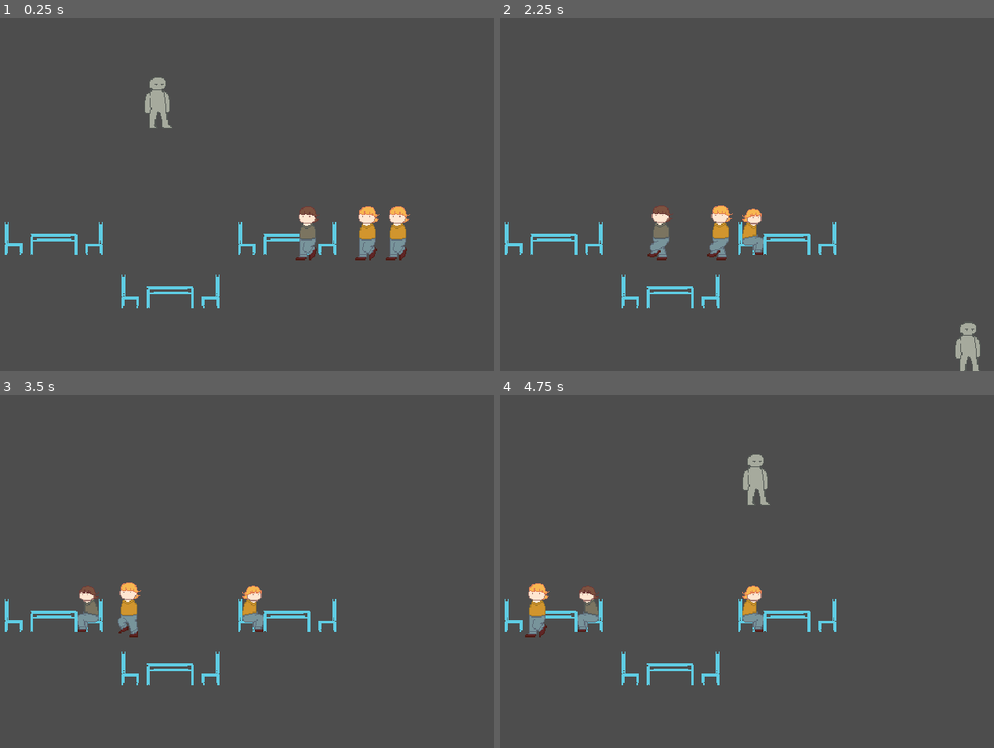
Above: before the commit, frames 1-4 (two rows, left to right).
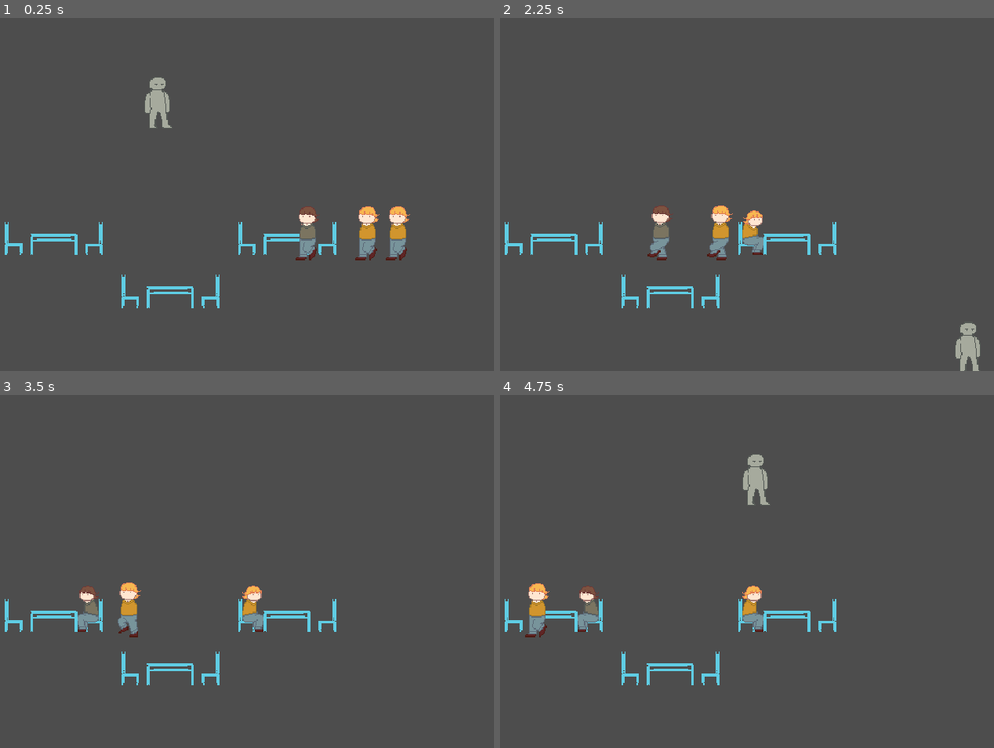
Above: after the commit, the same moments.

Repository: Eefschmeef2310/Summertime-Jam-2024
Game: Godot game, scene res://Levels/level.tscn
Two runs of this game, one before a commit and one after it. Both use one fixed random seed, a clock stepped at 60 frames per second and the inputs below. The engine's default icon, where the game draws it, is replaced by a stand-in: a white triangle on a blue panel in a dark square.
Inputs:
- Up to frame 1 (0.25 s): no input
- Up to frame 2 (2.25 s): hold D (Right) 0.53-1.28 s; tap Space (Interact) at 0.6, 1.35, 2.1 s; hold S (Down) 1.28-2.03 s; hold D (Right) from 2.03 s (still down)
- Up to frame 3 (3.5 s): release D (Right) at 2.78 s; hold W (Up) from 2.78 s (still down); tap Space (Interact) at 2.85 s
- Up to frame 4 (4.75 s): release W (Up) at 3.53 s; hold A (Left) from 3.53 s (still down); tap Space (Interact) at 3.6, 4.35 s

The runs differ from the first frame. In frame 1, less than 0.1% of the frame differs, in the area x 60-81%, y 58-59%; in frame 2, 0.2%, in the area x 32-54%, y 54-68%; in frame 3, less than 0.1%; in frame 4, less than 0.1%.

Commit message:
created resources

Diff:
--- a/Interactives/Customers/CustomerInit.gd
+++ b/Interactives/Customers/CustomerInit.gd
@@ -44,6 +44,5 @@
 		complete = differences > 3
 
 func set_textures_for_animation(s: String):
-	print(clothing.get("texture_" + s))
 	$"../Sprite2DH".texture = headpiece.get("texture_" + s)
 	$"../Sprite2DS".texture = clothing.get("texture_" + s)
--- a/customer/customer.gd
+++ b/customer/customer.gd
@@ -3,6 +3,7 @@
 var state = "entering"
 
 var target_chair = null
+var just_entered_state = false
 var just_interacted_with = false
 
 var move_speed = 75
@@ -47,11 +48,19 @@
 		if position.distance_to(target_chair.position) <= 6:
 			#sit down
 			state = "waiting_order"
+			just_entered_state = true
 
 func state_waiting_order():
+	if just_entered_state:
+		play_animation("sit")
+		just_entered_state = false
+
+	elif !$AnimationPlayer.is_playing():
+
+		play_animation("sit_hold")
+
 	position = target_chair.position
 	scale.x = target_chair.scale.x
-	play_animation("sit")
 
 	$Interactive.show()
 	if just_interacted_with:
@@ -62,7 +71,7 @@
 func state_waiting_food():
 	position = target_chair.position
 	scale.x = target_chair.scale.x
-	play_animation("sit")
+	play_animation("sit_hold")
 
 	$Interactive.show()
 	if just_interacted_with:
--- a/customer/customer.tscn
+++ b/customer/customer.tscn
@@ -1,9 +1,10 @@
-[gd_scene load_steps=10 format=3 uid="uid://noad0i08d3s3"]
+[gd_scene load_steps=12 format=3 uid="uid://noad0i08d3s3"]
 
 [ext_resource type="Script" path="res://customer/customer.gd" id="1_0uimr"]
 [ext_resource type="Texture2D" uid="uid://cb2oixqv3lhv6" path="res://customer/sprites/sit/customer_sit_base.png" id="3_2gpl2"]
 [ext_resource type="Texture2D" uid="uid://fmtypq0g1txn" path="res://customer/sprites/walk/customer_base_walk.png" id="3_pudmt"]
 [ext_resource type="PackedScene" uid="uid://df4ao4eauwen" path="res://Interactives/BaseInteractive.tscn" id="4_datmp"]
+[ext_resource type="Texture2D" uid="uid://crjnktnnmjve7" path="res://customer/sprites/sit/customer_sit_face.png" id="4_u6kbv"]
 [ext_resource type="Script" path="res://Interactives/Customers/CustomerInit.gd" id="6_517sd"]
 
 [sub_resource type="Animation" id="Animation_fxcmq"]
@@ -30,7 +31,7 @@
 "times": PackedFloat32Array(0),
 "transitions": PackedFloat32Array(1),
 "update": 1,
-"values": [1]
+"values": [3]
 }
 tracks/2/type = "value"
 tracks/2/imported = false
@@ -66,7 +67,7 @@
 "times": PackedFloat32Array(0),
 "transitions": PackedFloat32Array(1),
 "update": 1,
-"values": [1]
+"values": [3]
 }
 tracks/5/type = "value"
 tracks/5/imported = false
@@ -102,7 +103,7 @@
 "times": PackedFloat32Array(0),
 "transitions": PackedFloat32Array(1),
 "update": 1,
-"values": [1]
+"values": [3]
 }
 tracks/8/type = "value"
 tracks/8/imported = false
@@ -116,10 +117,45 @@
 "update": 1,
 "values": [5]
 }
+tracks/9/type = "value"
+tracks/9/imported = false
+tracks/9/enabled = true
+tracks/9/path = NodePath("Sprite2DF:texture")
+tracks/9/interp = 1
+tracks/9/loop_wrap = true
+tracks/9/keys = {
+"times": PackedFloat32Array(0.001),
+"transitions": PackedFloat32Array(1),
+"update": 1,
+"values": [null]
+}
+tracks/10/type = "value"
+tracks/10/imported = false
+tracks/10/enabled = true
+tracks/10/path = NodePath("Sprite2DF:hframes")
+tracks/10/interp = 1
+tracks/10/loop_wrap = true
+tracks/10/keys = {
+"times": PackedFloat32Array(0),
+"transitions": PackedFloat32Array(1),
+"update": 1,
+"values": [3]
+}
+tracks/11/type = "value"
+tracks/11/imported = false
+tracks/11/enabled = true
+tracks/11/path = NodePath("Sprite2DF:frame")
+tracks/11/interp = 1
+tracks/11/loop_wrap = true
+tracks/11/keys = {
+"times": PackedFloat32Array(0),
+"transitions": PackedFloat32Array(1),
+"update": 1,
+"values": [0]
+}
 
 [sub_resource type="Animation" id="Animation_w0sn6"]
 resource_name = "sit"
-length = 5.0
 tracks/0/type = "method"
 tracks/0/imported = false
 tracks/0/enabled = true
@@ -156,7 +192,7 @@
 "times": PackedFloat32Array(0),
 "transitions": PackedFloat32Array(1),
 "update": 1,
-"values": [1]
+"values": [3]
 }
 tracks/3/type = "value"
 tracks/3/imported = false
@@ -165,10 +201,10 @@
 tracks/3/interp = 1
 tracks/3/loop_wrap = true
 tracks/3/keys = {
-"times": PackedFloat32Array(0),
-"transitions": PackedFloat32Array(1),
-"update": 1,
-"values": [0]
+"times": PackedFloat32Array(0, 0.1, 0.2),
+"transitions": PackedFloat32Array(1, 1, 1),
+"update": 1,
+"values": [0, 1, 2]
 }
 tracks/4/type = "value"
 tracks/4/imported = false
@@ -180,7 +216,7 @@
 "times": PackedFloat32Array(0),
 "transitions": PackedFloat32Array(1),
 "update": 1,
-"values": [1]
+"values": [3]
 }
 tracks/5/type = "value"
 tracks/5/imported = false
@@ -189,10 +225,10 @@
 tracks/5/interp = 1
 tracks/5/loop_wrap = true
 tracks/5/keys = {
-"times": PackedFloat32Array(0),
-"transitions": PackedFloat32Array(1),
-"update": 1,
-"values": [0]
+"times": PackedFloat32Array(0, 0.1, 0.2),
+"transitions": PackedFloat32Array(1, 1, 1),
+"update": 1,
+"values": [0, 1, 2]
 }
 tracks/6/type = "value"
 tracks/6/imported = false
@@ -204,7 +240,7 @@
 "times": PackedFloat32Array(0),
 "transitions": PackedFloat32Array(1),
 "update": 1,
-"values": [1]
+"values": [3]
 }
 tracks/7/type = "value"
 tracks/7/imported = false
@@ -213,10 +249,46 @@
 tracks/7/interp = 1
 tracks/7/loop_wrap = true
 tracks/7/keys = {
-"times": PackedFloat32Array(0),
-"transitions": PackedFloat32Array(1),
-"update": 1,
-"values": [0]
+"times": PackedFloat32Array(0, 0.1, 0.2),
+"transitions": PackedFloat32Array(1, 1, 1),
+"update": 1,
+"values": [0, 1, 2]
+}
+tracks/8/type = "value"
+tracks/8/imported = false
+tracks/8/enabled = true
+tracks/8/path = NodePath("Sprite2DF:texture")
+tracks/8/interp = 1
+tracks/8/loop_wrap = true
+tracks/8/keys = {
+"times": PackedFloat32Array(0),
+"transitions": PackedFloat32Array(1),
+"update": 1,
+"values": [ExtResource("4_u6kbv")]
+}
+tracks/9/type = "value"
+tracks/9/imported = false
+tracks/9/enabled = true
+tracks/9/path = NodePath("Sprite2DF:hframes")
+tracks/9/interp = 1
+tracks/9/loop_wrap = true
+tracks/9/keys = {
+"times": PackedFloat32Array(0),
+"transitions": PackedFloat32Array(1),
+"update": 1,
+"values": [3]
+}
+tracks/10/type = "value"
+tracks/10/imported = false
+tracks/10/enabled = true
+tracks/10/path = NodePath("Sprite2DF:frame")
+tracks/10/interp = 1
+tracks/10/loop_wrap = true
+tracks/10/keys = {
+"times": PackedFloat32Array(0, 0.1, 0.2),
+"transitions": PackedFloat32Array(1, 1, 1),
+"update": 1,
+"values": [0, 1, 2]
 }
 
 [sub_resource type="Animation" id="Animation_e6ccg"]
@@ -323,16 +395,156 @@
 "values": [0, 1, 2, 3, 4, 5]
 }
 
+[sub_resource type="Animation" id="Animation_js60a"]
+resource_name = "sit_hold"
+length = 5.0
+loop_mode = 1
+tracks/0/type = "method"
+tracks/0/imported = false
+tracks/0/enabled = true
+tracks/0/path = NodePath("CustomerData")
+tracks/0/interp = 1
+tracks/0/loop_wrap = true
+tracks/0/keys = {
+"times": PackedFloat32Array(0),
+"transitions": PackedFloat32Array(1),
+"values": [{
+"args": ["sit"],
+"method": &"set_textures_for_animation"
+}]
+}
+tracks/1/type = "value"
+tracks/1/imported = false
+tracks/1/enabled = true
+tracks/1/path = NodePath("Sprite2D:texture")
+tracks/1/interp = 1
+tracks/1/loop_wrap = true
+tracks/1/keys = {
+"times": PackedFloat32Array(0),
+"transitions": PackedFloat32Array(1),
+"update": 1,
+"values": [ExtResource("3_2gpl2")]
+}
+tracks/2/type = "value"
+tracks/2/imported = false
+tracks/2/enabled = true
+tracks/2/path = NodePath("Sprite2D:hframes")
+tracks/2/interp = 1
+tracks/2/loop_wrap = true
+tracks/2/keys = {
+"times": PackedFloat32Array(0),
+"transitions": PackedFloat32Array(1),
+"update": 1,
+"values": [3]
+}
+tracks/3/type = "value"
+tracks/3/imported = false
+tracks/3/enabled = true
+tracks/3/path = NodePath("Sprite2D:frame")
+tracks/3/interp = 1
+tracks/3/loop_wrap = true
+tracks/3/keys = {
+"times": PackedFloat32Array(0),
+"transitions": PackedFloat32Array(1),
+"update": 1,
+"values": [2]
+}
+tracks/4/type = "value"
+tracks/4/imported = false
+tracks/4/enabled = true
+tracks/4/path = NodePath("Sprite2DH:hframes")
+tracks/4/interp = 1
+tracks/4/loop_wrap = true
+tracks/4/keys = {
+"times": PackedFloat32Array(0),
+"transitions": PackedFloat32Array(1),
+"update": 1,
+"values": [3]
+}
+tracks/5/type = "value"
+tracks/5/imported = false
+tracks/5/enabled = true
+tracks/5/path = NodePath("Sprite2DH:frame")
+tracks/5/interp = 1
+tracks/5/loop_wrap = true
+tracks/5/keys = {
+"times": PackedFloat32Array(0),
+"transitions": PackedFloat32Array(1),
+"update": 1,
+"values": [2]
+}
+tracks/6/type = "value"
+tracks/6/imported = false
+tracks/6/enabled = true
+tracks/6/path = NodePath("Sprite2DS:hframes")
+tracks/6/interp = 1
+tracks/6/loop_wrap = true
+tracks/6/keys = {
+"times": PackedFloat32Array(0),
+"transitions": PackedFloat32Array(1),
+"update": 1,
+"values": [3]
+}
+tracks/7/type = "value"
+tracks/7/imported = false
+tracks/7/enabled = true
+tracks/7/path = NodePath("Sprite2DS:frame")
+tracks/7/interp = 1
+tracks/7/loop_wrap = true
+tracks/7/keys = {
+"times": PackedFloat32Array(0),
+"transitions": PackedFloat32Array(1),
+"update": 1,
+"values": [2]
+}
+tracks/8/type = "value"
+tracks/8/imported = false
+tracks/8/enabled = true
+tracks/8/path = NodePath("Sprite2DF:texture")
+tracks/8/interp = 1
+tracks/8/loop_wrap = true
+tracks/8/keys = {
+"times": PackedFloat32Array(0),
+"transitions": PackedFloat32Array(1),
+"update": 1,
+"values": [ExtResource("4_u6kbv")]
+}
+tracks/9/type = "value"
+tracks/9/imported = false
+tracks/9/enabled = true
+tracks/9/path = NodePath("Sprite2DF:hframes")
+tracks/9/interp = 1
+tracks/9/loop_wrap = true
+tracks/9/keys = {
+"times": PackedFloat32Array(0),
+"transitions": PackedFloat32Array(1),
+"update": 1,
+"values": [3]
+}
+tracks/10/type = "value"
+tracks/10/imported = false
+tracks/10/enabled = true
+tracks/10/path = NodePath("Sprite2DF:frame")
+tracks/10/interp = 1
+tracks/10/loop_wrap = true
+tracks/10/keys = {
+"times": PackedFloat32Array(0),
+"transitions": PackedFloat32Array(1),
+"update": 1,
+"values": [2]
+}
+
 [sub_resource type="AnimationLibrary" id="AnimationLibrary_ceya1"]
 _data = {
 "RESET": SubResource("Animation_fxcmq"),
 "sit": SubResource("Animation_w0sn6"),
+"sit_hold": SubResource("Animation_js60a"),
 "walk": SubResource("Animation_e6ccg")
 }
 
 [node name="Customer" type="Node2D" node_paths=PackedStringArray("animation_players")]
 script = ExtResource("1_0uimr")
-animation_players = [NodePath("AnimationPlayerBase")]
+animation_players = [NodePath("AnimationPlayer")]
 
 [node name="CustomerData" type="Node" parent="."]
 script = ExtResource("6_517sd")
@@ -340,14 +552,23 @@
 [node name="Sprite2D" type="Sprite2D" parent="."]
 position = Vector2(0, -32)
 texture = ExtResource("3_2gpl2")
+hframes = 3
+
+[node name="Sprite2DF" type="Sprite2D" parent="."]
+position = Vector2(0, -32)
+texture = ExtResource("4_u6kbv")
+hframes = 3
 
 [node name="Sprite2DH" type="Sprite2D" parent="."]
 position = Vector2(0, -32)
+hframes = 3
 
 [node name="Sprite2DS" type="Sprite2D" parent="."]
 position = Vector2(0, -32)
-
-[node name="AnimationPlayerBase" type="AnimationPlayer" parent="."]
+hframes = 3
+frame = 2
+
+[node name="AnimationPlayer" type="AnimationPlayer" parent="."]
 libraries = {
 "": SubResource("AnimationLibrary_ceya1")
 }
--- /dev/null
+++ b/orders/order_beef.tres
@@ -0,0 +1,7 @@
+[gd_resource type="Resource" script_class="OrderResource" load_steps=2 format=3 uid="uid://t88ilor1p2sb"]
+
+[ext_resource type="Script" path="res://orders/order_resource.gd" id="1_u64iq"]
+
+[resource]
+script = ExtResource("1_u64iq")
+name = "Beef"
--- /dev/null
+++ b/orders/order_chicken.tres
@@ -0,0 +1,7 @@
+[gd_resource type="Resource" script_class="OrderResource" load_steps=2 format=3 uid="uid://b17gbc3qv43ga"]
+
+[ext_resource type="Script" path="res://orders/order_resource.gd" id="1_766f3"]
+
+[resource]
+script = ExtResource("1_766f3")
+name = "Chicken"
--- /dev/null
+++ b/orders/order_lamb.tres
@@ -0,0 +1,7 @@
+[gd_resource type="Resource" script_class="OrderResource" load_steps=2 format=3 uid="uid://k01bx8srpdcj"]
+
+[ext_resource type="Script" path="res://orders/order_resource.gd" id="1_rowt0"]
+
+[resource]
+script = ExtResource("1_rowt0")
+name = "Lamb"
--- /dev/null
+++ b/orders/order_resource.gd
@@ -0,0 +1,6 @@
+extends Resource
+class_name OrderResource
+
+@export var name: String
+@export var uncooked_texture: Texture2D
+@export var cooked_texture: Texture2D
Binary file changed: customer/sprites/sit/customer_sit_base.png
Binary file added: customer/sprites/sit/customer_sit_face.png
Not shown, added: customer/sprites/sit/customer_sit_face.png.import
Binary file changed: customer/sprites/sit/customer_sit_h1black.png
Binary file changed: customer/sprites/sit/customer_sit_h1blond.png
Binary file changed: customer/sprites/sit/customer_sit_h1brown.png
Binary file changed: customer/sprites/sit/customer_sit_s1mustard.png
Binary file changed: customer/sprites/sit/customer_sit_s1olive.png
Binary file changed: customer/sprites/sit/customer_sit_s1red.png
